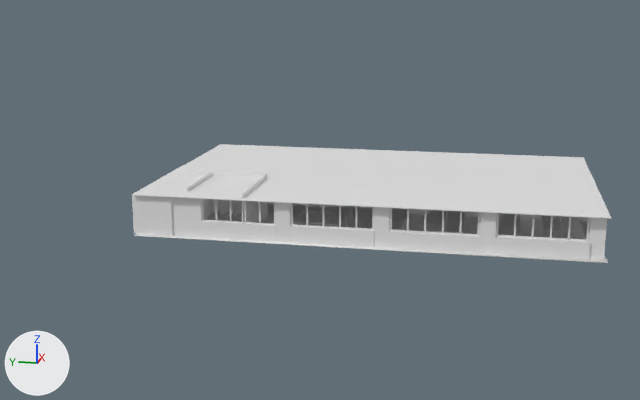
A saved change to the OBJ model models/vrLabsModel/planta6grupos.obj.
Rendered twice from a 50 mm camera at (-32.2, -4.1, 8.4) aimed at (0.0, 2.3, 0.3). Every picture has the same lights, and +X, +Y and +Z are marked at lower left. Materials are left out; every surface is plain grey. Where no turn or scale is listed for an object, it has been applied to the vertices.

Objects in the first picture: 'Suelo_Cube', 'Techo_Cube.029', 'centro_Cylinder.004', 'comunicacion_Cylinder.026', 'cristalera_entrada_Cube.001', 'design_Cylinder.020', 'pared', 'puertaCristalEntrada_Cube.101'.
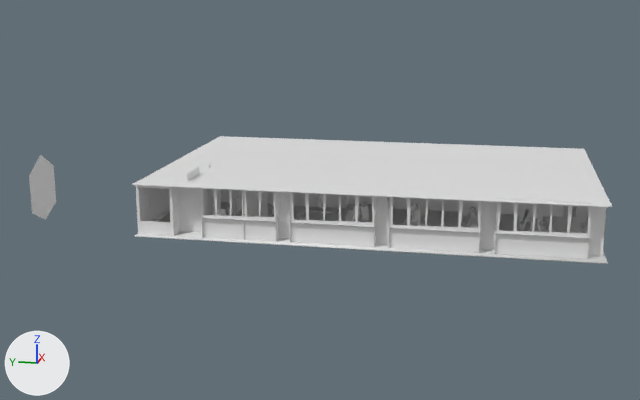
Pixel boxes [x1, y1, x2, y2] of what changed, in the pictures (640 x 400 px):
'Techo_Cube.029', mesh moved
    before: [133, 144, 611, 219]
    after: [132, 136, 612, 207]
'pared', reshaped (22% wider, 15% taller)
    before: [132, 165, 607, 260]
    after: [29, 155, 608, 264]
'Suelo_Cube', deleted
    before: [135, 204, 608, 263]
'silla_Cube.011', added
    after: [217, 197, 588, 233]
'cristalerasFrontales_Cube.002', added
    after: [242, 190, 268, 240]
'puertaCristalEntrada_Cube.101', deleted
    before: [219, 200, 232, 214]
'teles_Cube', added
    after: [149, 189, 168, 206]
'maker_Cylinder.000', added
    after: [235, 210, 242, 216]
part 1 of me_pared, rebuilt
    before: [496, 213, 590, 242]
    after: [496, 198, 592, 238]
part 2 of me_pared, rebuilt
    before: [390, 208, 480, 236]
    after: [389, 194, 481, 232]
part 3 of me_pared, rebuilt (21% taller)
    before: [290, 203, 375, 231]
    after: [290, 192, 375, 226]
part 4 of me_pared, rebuilt (26% taller)
    before: [201, 199, 276, 225]
    after: [201, 188, 276, 221]
part 5 of me_pared, rebuilt
    before: [442, 211, 444, 233]
    after: [441, 199, 444, 227]
part 6 of me_pared, rebuilt (67% wider, 22% taller)
    before: [407, 209, 409, 231]
    after: [407, 198, 411, 225]
part 7 of me_pared, rebuilt
    before: [339, 206, 341, 227]
    after: [339, 195, 341, 221]
part 8 of me_pared, rebuilt
    before: [306, 204, 308, 226]
    after: [305, 193, 309, 220]
part 9 of me_pared, rebuilt (33% wider, 23% taller)
    before: [244, 201, 246, 222]
    after: [244, 190, 247, 216]
part 10 of me_pared, rebuilt (33% wider, 17% taller)
    before: [230, 200, 232, 222]
    after: [229, 190, 232, 216]
part 11 of me_pared, deleted
    before: [215, 199, 571, 239]
part 12 of me_pared, built on
    before: [132, 165, 607, 260]
    after: [135, 162, 608, 264]
part 13 of me_pared, added
    after: [29, 155, 56, 220]
'cristaleraAgora_Cube.007', unchanged, uncovered by the edit
    before: [409, 209, 561, 221]
    after: [406, 198, 578, 220]
'cristalera_entrada_Cube.001', unchanged, covered by the edit
    before: [186, 171, 268, 224]
    after: [186, 167, 242, 232]

The change, as a diff of the scene's bpy script:
```diff
--- a/models/vrLabsModel/planta6grupos.obj.py
+++ b/models/vrLabsModel/planta6grupos.obj.py
@@ me_pared @@
-me_pared.from_pydata(...)  # 421 vertices, 215 faces; spans x -4.8..4.8, y -7.6..7.8, z 0.0..1.4
+me_pared.from_pydata(...)  # 1310 vertices, 961 faces; spans x -4.9..4.8, y -7.7..13.7, z -1.1..2.1
+# me_pared part 1: the loose piece of 8 vertices spanning x -4.6, y -7.1..-4.3, z 0.6..1.4 is rebuilt with 8 vertices and now spans x -4.7, y -7.1..-4.3, z 0.7..1.8
+# me_pared part 2: the loose piece of 8 vertices spanning x -4.7, y -3.8..-0.9, z 0.6..1.4 is rebuilt with 8 vertices and now spans x -4.7, y -3.8..-0.9, z 0.7..1.8
+# me_pared part 3: the loose piece of 8 vertices spanning x -4.7, y -0.4..2.4, z 0.6..1.4 is rebuilt with 8 vertices and now spans x -4.7, y -0.4..2.4, z 0.7..1.8
+# me_pared part 4: the loose piece of 8 vertices spanning x -4.7, y 2.9..5.4, z 0.6..1.4 is rebuilt with 8 vertices and now spans x -4.7, y 2.8..5.4, z 0.7..1.8
+# me_pared part 5: the loose piece of 4 vertices spanning x -4.7, y -2.7..-2.6, z 0.6..1.4 is rebuilt with 4 vertices and now spans x -4.7, y -2.6, z 0.8..1.7
+# me_pared part 6: the loose piece of 4 vertices spanning x -4.7, y -1.5, z 0.6..1.4 is rebuilt with 4 vertices and now spans x -4.7, y -1.6..-1.4, z 0.8..1.7
+# me_pared part 7: the loose piece of 4 vertices spanning x -4.7, y 0.7, z 0.6..1.4 is rebuilt with 4 vertices and now spans x -4.7, y 0.7, z 0.8..1.7
+# me_pared part 8: the loose piece of 4 vertices spanning x -4.7, y 1.8, z 0.6..1.4 is rebuilt with 4 vertices and now spans x -4.7, y 1.7..1.9, z 0.8..1.7
+# me_pared part 9: the loose piece of 4 vertices spanning x -4.7, y 3.9, z 0.6..1.4 is rebuilt with 4 vertices and now spans x -4.7, y 3.8..3.9, z 0.8..1.7
+# me_pared part 10: the loose piece of 4 vertices spanning x -4.7, y 4.4, z 0.6..1.4 is rebuilt with 4 vertices and now spans x -4.7, y 4.3..4.4, z 0.8..1.7
+# me_pared part 11: 26 loose pieces with 104 vertices, spanning x -4.7..4.8, y -7.6..4.9, z 0.6..1.4, are deleted
+# me_pared part 12: 2 vertices moved within x -4.7, y 6.4..7.7, z 0.0; 141 vertices removed from x -4.8..4.8, y -7.6..7.8, z 0.0..1.4; 984 vertices added at x -4.9..4.8, y -7.7..7.7, z -0.1..2.1
+# me_pared part 13: 6 vertices added at x -1.0..1.0, y 13.7, z -1.1..1.6
@@ me_techo_cube_029 @@
 me_techo_cube_029.from_pydata(...)  # 8 vertices, 6 faces; spans x -4.9..4.8, y -7.7..7.7, z 1.4
+# me_techo_cube_029 part 14: the whole mesh is moved by (0.0, 0.0, 0.4)
@@ ob_puertacristalentrada_cube_101 @@
-ob_puertacristalentrada_cube_101 = bpy.data.objects.new('puertaCristalEntrada_Cube.101', me_puertacristalentrada_cube_101)
@@ ob_suelo_cube @@
-ob_suelo_cube = bpy.data.objects.new('Suelo_Cube', me_suelo_cube)
@@ ob_teles_cube @@
+ob_teles_cube = bpy.data.objects.new('teles_Cube', me_teles_cube)  # 32 vertices, 24 faces; spans x -3.62..-0.2, y -4.37..7.72, z 0.7..1.27
+ob_teles_cube.location = (0.0, 0.0, 0.0)
@@ ob_silla_cube_011 @@
+ob_silla_cube_011 = bpy.data.objects.new('silla_Cube.011', me_silla_cube_011)  # 3136 vertices, 2304 faces; spans x -4.36..-1.2, y -7.5..5.21, z -0.01..0.75
+ob_silla_cube_011.location = (0.0, 0.0, 0.0)
@@ ob_maker_cylinder_000 @@
+ob_maker_cylinder_000 = bpy.data.objects.new('maker_Cylinder.000', me_maker_cylinder_000)  # 792 vertices, 426 faces; spans x -4.56..-1.54, y 4.06..5.39, z 0.01..0.46
+ob_maker_cylinder_000.location = (0.0, 0.0, 0.0)
@@ ob_cristalerasfrontales_cube_002 @@
+ob_cristalerasfrontales_cube_002 = bpy.data.objects.new('cristalerasFrontales_Cube.002', me_cristalerasfrontales_cube_002)  # 22 vertices, 13 faces; spans x -4.69..2.2, y -0.94..4.0, z -0.02..1.78
+ob_cristalerasfrontales_cube_002.location = (0.0, 0.0, 0.0)
```
